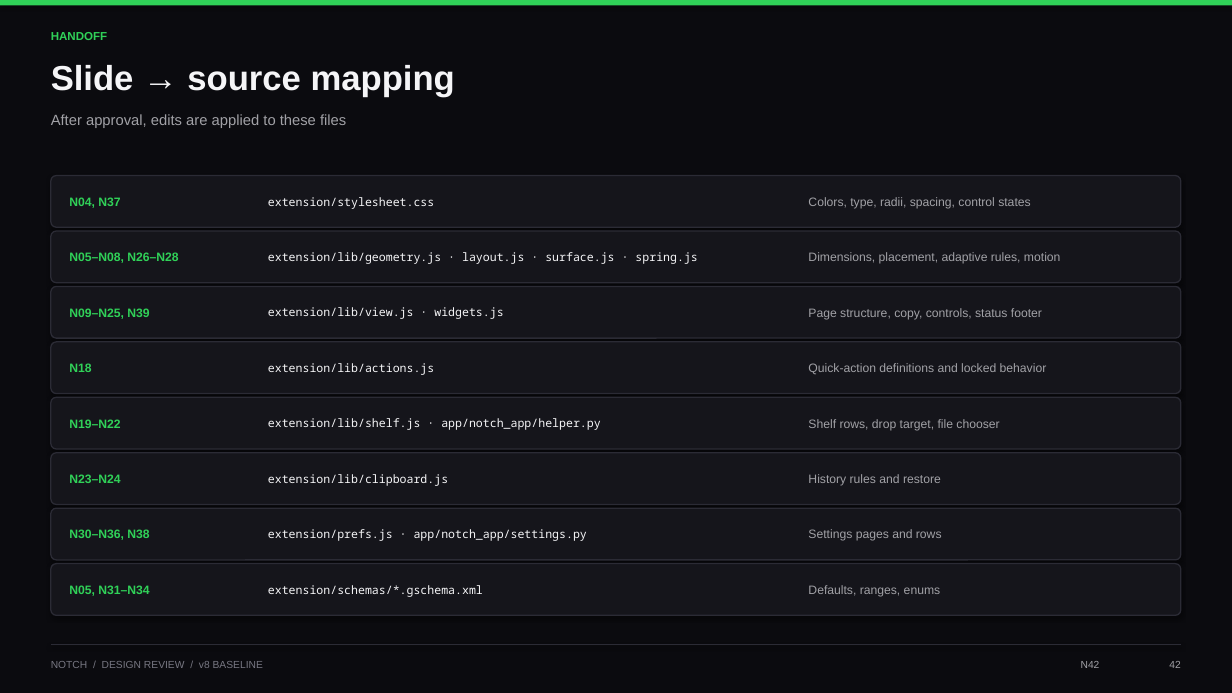
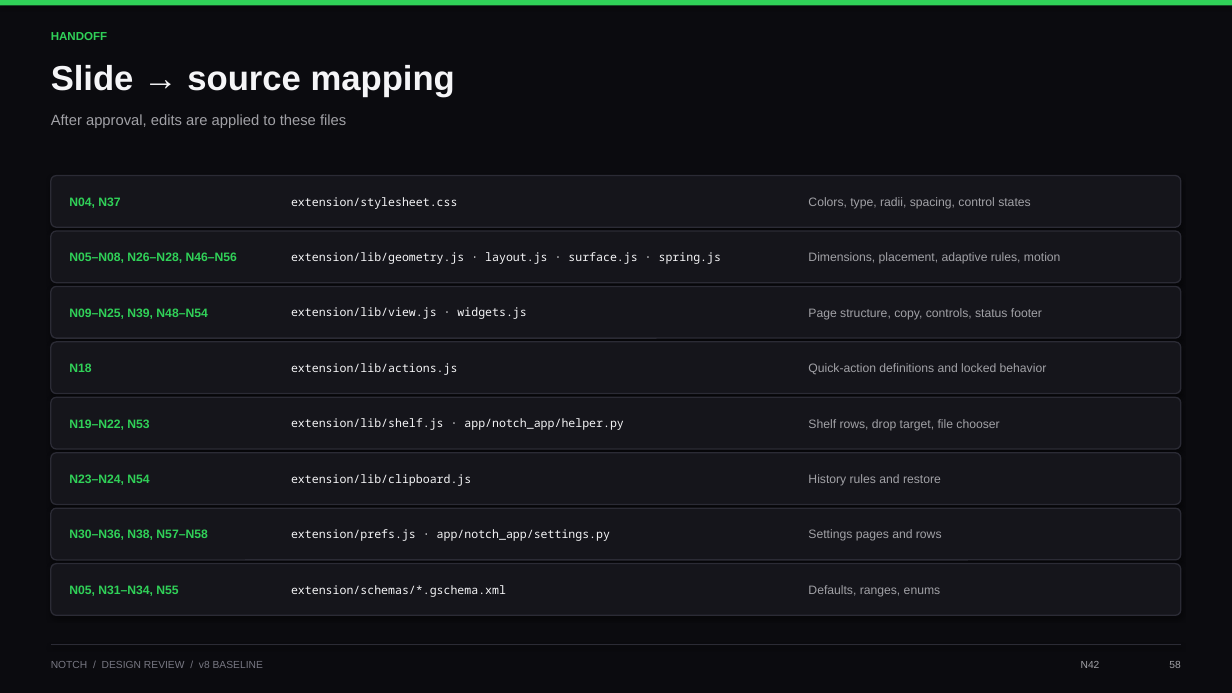
Before and after one commit to pavit12301611/notch, a slide deck: slide 58 of Notch-Design-Review.pptx (slide 42 before the commit). Drawn at 1232x693 pixels with LibreOffice and Linux fonts; fonts in the diff are those of the drawing. Boxes give left, top, right and bottom in pixels: in the first picture for what was removed or moved away, otherwise in the second. Text is boxed around its words. In the diff, an @@ line names an element or a change of style, - is before the commit and + after.

```diff
--- a/Notch-Design-Review.pptx
+++ b/Notch-Design-Review.pptx
@@ text "extension/stylesheet.css": place and size @@
-text "extension/stylesheet.css" at (268,197,434,209)
+text "extension/stylesheet.css" at (291,197,457,209)
@@ text "extension/lib/geometry.js · layout.js · surface.js ...": place and size @@
-text "extension/lib/geometry.js · layout.js · surface.js ..." at (268,252,697,264)
+text "extension/lib/geometry.js · layout.js · surface.js ..." at (291,252,721,264)
@@ text at (69,252,237,263): text changed @@
-N05–N08, N26–N28
+N05–N08, N26–N28, N46–N56
@@ text "extension/lib/view.js · widgets.js": place and size @@
-text "extension/lib/view.js · widgets.js" at (268,307,503,319)
+text "extension/lib/view.js · widgets.js" at (291,307,526,319)
@@ text at (69,308,207,319): text changed @@
-N09–N25, N39
+N09–N25, N39, N48–N54
@@ text "extension/lib/actions.js": place and size @@
-text "extension/lib/actions.js" at (268,363,434,375)
+text "extension/lib/actions.js" at (291,363,457,375)
@@ text at (69,419,149,430): text changed @@
-N19–N22
+N19–N22, N53
@@ text "extension/lib/shelf.js · app/notch_app/helper.py": place and size @@
-text "extension/lib/shelf.js · app/notch_app/helper.py" at (268,418,601,430)
+text "extension/lib/shelf.js · app/notch_app/helper.py" at (291,418,624,430)
@@ text at (69,474,149,485): text changed @@
-N23–N24
+N23–N24, N54
@@ text "extension/lib/clipboard.js": place and size @@
-text "extension/lib/clipboard.js" at (268,474,448,486)
+text "extension/lib/clipboard.js" at (291,474,471,486)
@@ text "extension/prefs.js · app/notch_app/settings.py": place and size @@
-text "extension/prefs.js · app/notch_app/settings.py" at (268,529,587,541)
+text "extension/prefs.js · app/notch_app/settings.py" at (291,529,610,541)
@@ text at (69,529,207,540): text changed @@
-N30–N36, N38
+N30–N36, N38, N57–N58
@@ text "extension/schemas/*.gschema.xml": place and size @@
-text "extension/schemas/*.gschema.xml" at (268,585,483,597)
+text "extension/schemas/*.gschema.xml" at (291,585,506,597)
@@ text at (69,585,178,596): text changed @@
-N05, N31–N34
+N05, N31–N34, N55
@@ text at (1169,661,1180,668): text changed @@
-42
+58
```
Also in this commit, not shown: 43 other slides changed, 17 slides added, 3 other files.
